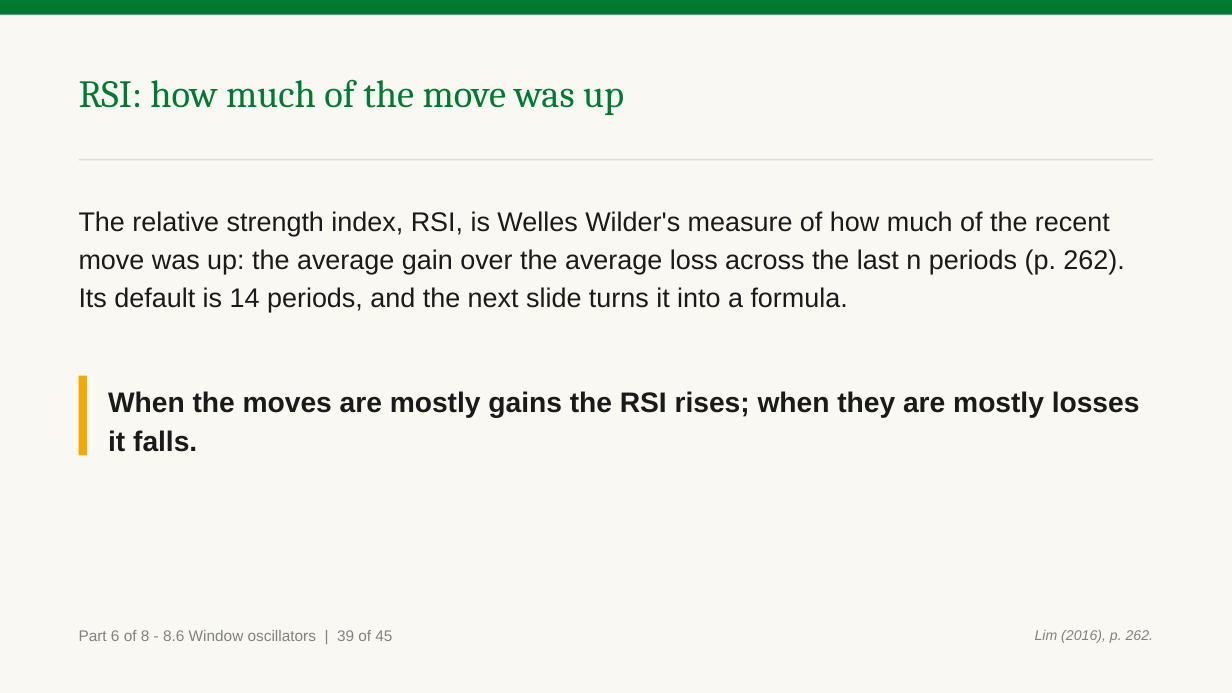
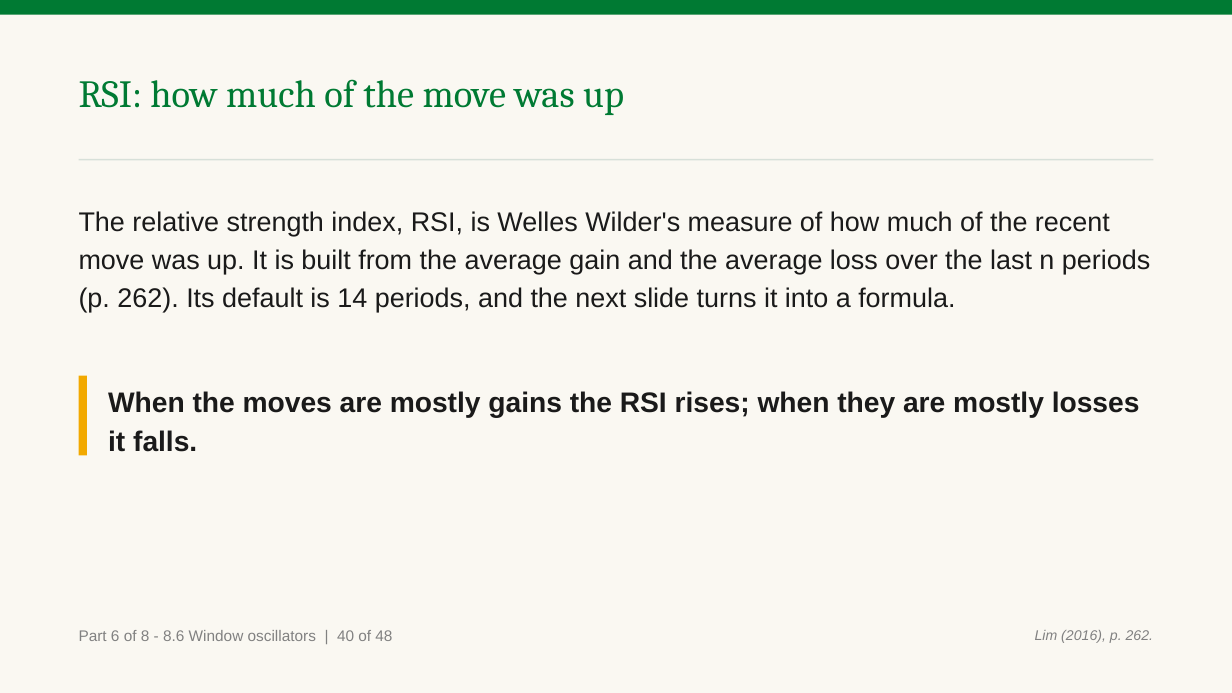
Before and after one commit to benjiesotelo-sudo/Telos_FIN1209, a slide deck: slide 235 of chapter-08/FIN1209-Chapter-08.pptx (slide 233 before the commit). Drawn at 1232x693 pixels with LibreOffice and Linux fonts; fonts in the diff are those of the drawing. Boxes give left, top, right and bottom in pixels: in the first picture for what was removed or moved away, otherwise in the second. Text is boxed around its words. In the diff, an @@ line names an element or a change of style, - is before the commit and + after.

```diff
--- a/chapter-08/FIN1209-Chapter-08.pptx
+++ b/chapter-08/FIN1209-Chapter-08.pptx
@@ text at bbox=[79, 211, 1150, 312]: text changed @@
-The relative strength index, RSI, is Welles Wilder's measure of how much of the recent move was up: the average gain over the average loss across the last n periods (p. 262). Its default is 14 periods, and the next slide turns it into a formula.
+The relative strength index, RSI, is Welles Wilder's measure of how much of the recent move was up. It is built from the average gain and the average loss over the last n periods (p. 262). Its default is 14 periods, and the next slide turns it into a formula.
@@ text at bbox=[79, 630, 392, 641]: text changed @@
-Part 6 of 8 - 8.6 Window oscillators | 39 of 45
+Part 6 of 8 - 8.6 Window oscillators | 40 of 48
```
Also in this commit, not shown: 63 other slides changed, 4 slides added, 7 other files.
